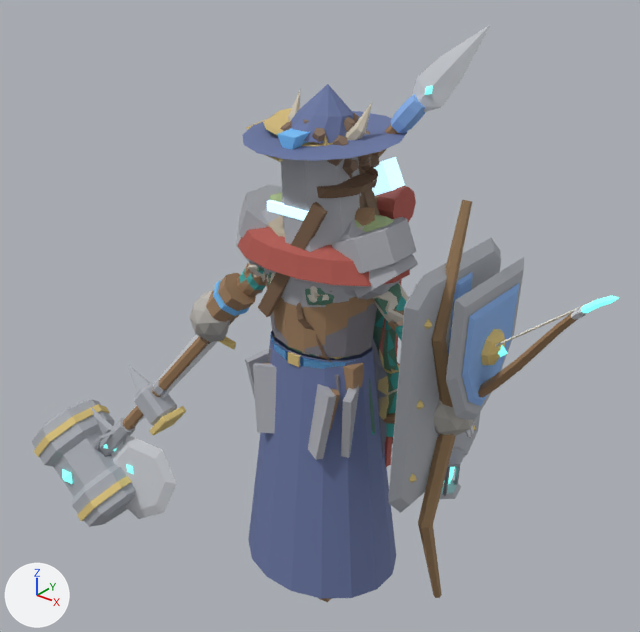
The Blender file art/creator/humanoid_slim/humanoid_slim_feminine.blend as it was, and as the next commit left it.
One viewpoint serves both versions: a camera (50 mm lens) standing at (1.77, -2.23, 2.52) and looking at (-0.15, 0.18, 1.03). The axes (+X, +Y, +Z) are drawn at lower left. The lights are the same throughout. The first picture is the older version.

The first picture shows 'part.head.great_helm', 'part.head.wide_hat', 'part.offhand.bow', 'part.offhand.shield', 'part.offhand.tower_shield', 'part.shoulders.mantle', 'part.shoulders.slabs', 'part.torso.jerkin', 'part.torso.robe', 'part.waist.tassets', 'part.weapon.great_axe', 'part.weapon.maul' and 36 more.
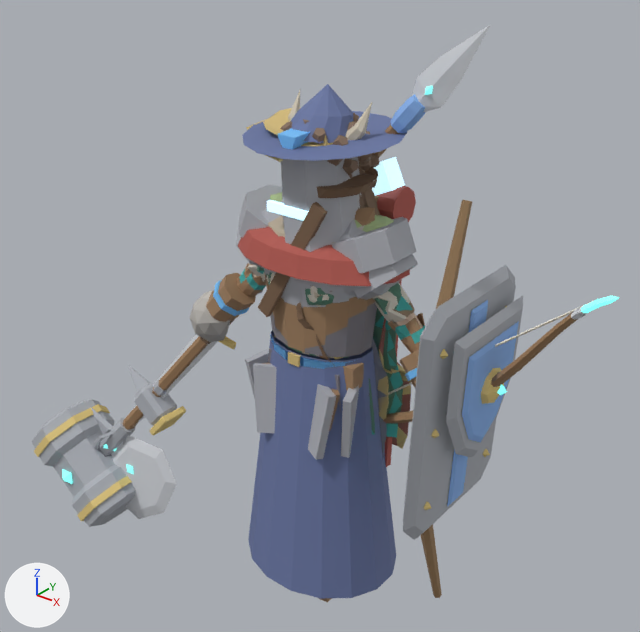
Boxes [x1, y1, x2, y2] around the edits, measured in the pictures (640 x 632 px; the box of a moved part takes in the faces that stretch with it):
```json
{"object": "part.offhand.tower_shield", "change": "reshaped", "before": [388, 238, 501, 513], "after": [403, 265, 516, 540]}
{"object": "part.offhand.shield", "change": "reshaped", "before": [446, 257, 524, 421], "after": [446, 296, 523, 457]}
{"part": 1, "of": "me_part_offhand_shield", "change": "moved or reshaped", "before": [446, 257, 524, 421], "after": [446, 296, 523, 457]}
{"part": 2, "of": "me_part_offhand_shield", "change": "moved or reshaped", "before": [462, 283, 520, 406], "after": [462, 321, 519, 443]}
{"part": 3, "of": "me_part_offhand_shield", "change": "moved or reshaped", "before": [481, 329, 505, 365], "after": [481, 368, 504, 404]}
{"part": 4, "of": "me_part_offhand_shield", "change": "moved or reshaped", "before": [498, 345, 508, 357], "after": [497, 385, 507, 395]}
{"part": 5, "of": "me_part_offhand_tower_shield", "change": "moved or reshaped", "before": [388, 238, 501, 513], "after": [403, 265, 516, 540]}
{"part": 6, "of": "me_part_offhand_tower_shield", "change": "moved or reshaped", "before": [438, 272, 473, 437], "after": [447, 300, 488, 507]}
{"part": 7, "of": "me_part_offhand_tower_shield", "change": "moved or reshaped", "before": [409, 474, 417, 482], "after": [423, 502, 431, 510]}
{"part": 8, "of": "me_part_offhand_tower_shield", "change": "moved or reshaped", "before": [416, 400, 424, 409], "after": [431, 429, 439, 438]}
{"part": 9, "of": "me_part_offhand_tower_shield", "change": "moved or reshaped", "before": [424, 319, 432, 329], "after": [440, 349, 448, 359]}
{"part": 10, "of": "me_part_offhand_tower_shield", "change": "moved or reshaped", "before": [473, 425, 476, 431], "after": [483, 449, 490, 457]}
```

Edits to the scene script, one JSON object a line:
```json
{"block": "me_part_offhand_shield", "where": "# used by ob_part_offhand_shield; location = (0.0, 0.0, 0.0)"}
{"op": "remove", "block": "me_part_offhand_shield", "code": "me_part_offhand_shield.from_pydata(...)  # 93 vertices, 77 faces; spans x 0.504..0.725, y -0.206..0.215, z 0.933..1.464"}
{"op": "add", "block": "me_part_offhand_shield", "code": "me_part_offhand_shield.from_pydata(...)  # 93 vertices, 77 faces; spans x 0.504..0.745, y -0.225..0.195, z 0.823..1.343"}
{"block": "me_part_offhand_shield", "change": "me_part_offhand_shield part 1: the loose piece of 21 vertices spanning x 0.61..0.664, y -0.206..0.215, z 0.944..1.464 is moved by (0.02, -0.02, -0.121)"}
{"block": "me_part_offhand_shield", "change": "me_part_offhand_shield part 2: the loose piece of 21 vertices spanning x 0.644..0.674, y -0.151..0.16, z 1.013..1.398 is moved by (0.02, -0.02, -0.121)"}
{"block": "me_part_offhand_shield", "change": "me_part_offhand_shield part 3: the loose piece of 17 vertices spanning x 0.664..0.711, y -0.06..0.07, z 1.167..1.297 is moved by (0.02, -0.02, -0.121)"}
{"block": "me_part_offhand_shield", "change": "me_part_offhand_shield part 4: the loose piece of 6 vertices spanning x 0.681..0.725, y -0.018..0.026, z 1.209..1.253 is moved by (0.02, -0.02, -0.121)"}
{"block": "me_part_offhand_tower_shield", "where": "# used by ob_part_offhand_tower_shield; location = (0.0, 0.0, 0.0)"}
{"op": "remove", "block": "me_part_offhand_tower_shield", "code": "me_part_offhand_tower_shield.from_pydata(...)  # 106 vertices, 104 faces; spans x 0.485..0.607, y -0.299..0.262, z 0.653..1.512"}
{"op": "add", "block": "me_part_offhand_tower_shield", "code": "me_part_offhand_tower_shield.from_pydata(...)  # 106 vertices, 104 faces; spans x 0.504..0.673, y -0.31..0.251, z 0.58..1.44"}
{"block": "me_part_offhand_tower_shield", "change": "me_part_offhand_tower_shield part 5: the loose piece of 24 vertices spanning x 0.485..0.565, y -0.299..0.262, z 0.653..1.512 is moved by (0.066, -0.011, -0.072)"}
{"block": "me_part_offhand_tower_shield", "change": "me_part_offhand_tower_shield part 6: the loose piece of 12 vertices spanning x 0.531..0.575, y -0.069..0.032, z 0.712..1.451 is moved by (0.066, -0.011, -0.072)"}
{"block": "me_part_offhand_tower_shield", "change": "me_part_offhand_tower_shield part 7: the loose piece of 6 vertices spanning x 0.522..0.558, y -0.227..-0.191, z 0.784..0.82 is moved by (0.066, -0.011, -0.072)"}
{"block": "me_part_offhand_tower_shield", "change": "me_part_offhand_tower_shield part 8: the loose piece of 6 vertices spanning x 0.533..0.569, y -0.226..-0.19, z 1.064..1.1 is moved by (0.066, -0.011, -0.072)"}
{"block": "me_part_offhand_tower_shield", "change": "me_part_offhand_tower_shield part 9: the loose piece of 6 vertices spanning x 0.544..0.58, y -0.226..-0.19, z 1.343..1.379 is moved by (0.066, -0.011, -0.072)"}
{"block": "me_part_offhand_tower_shield", "change": "me_part_offhand_tower_shield part 10: the loose piece of 6 vertices spanning x 0.522..0.558, y 0.153..0.189, z 0.784..0.819 is moved by (0.066, -0.011, -0.072)"}
{"block": "me_part_offhand_tower_shield", "change": "other edits to the shape of me_part_offhand_tower_shield do not show in these pictures"}
```
